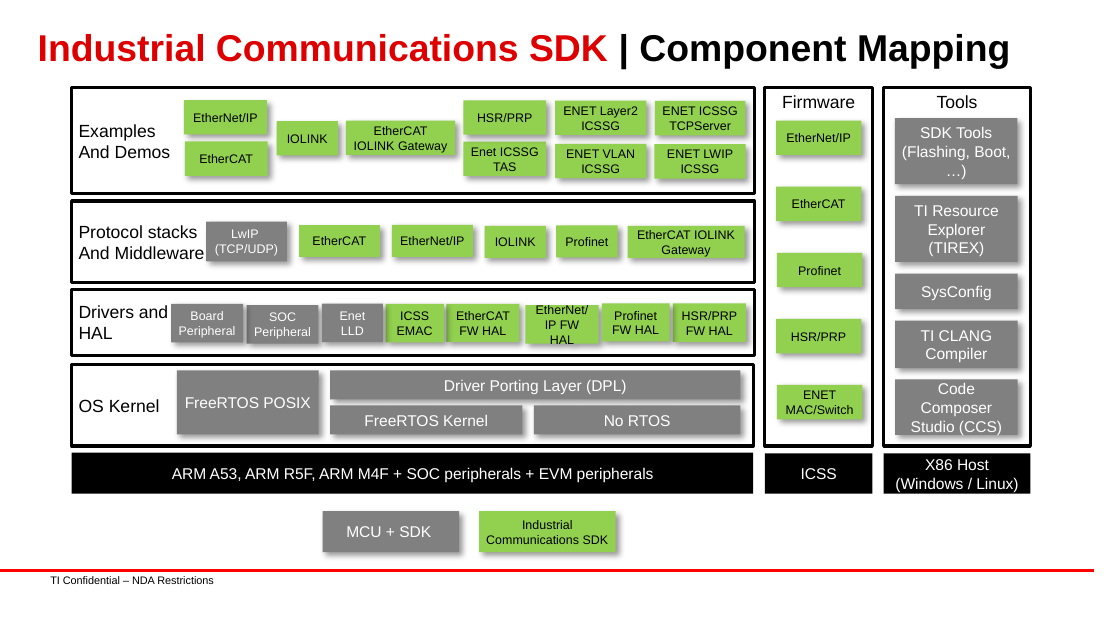
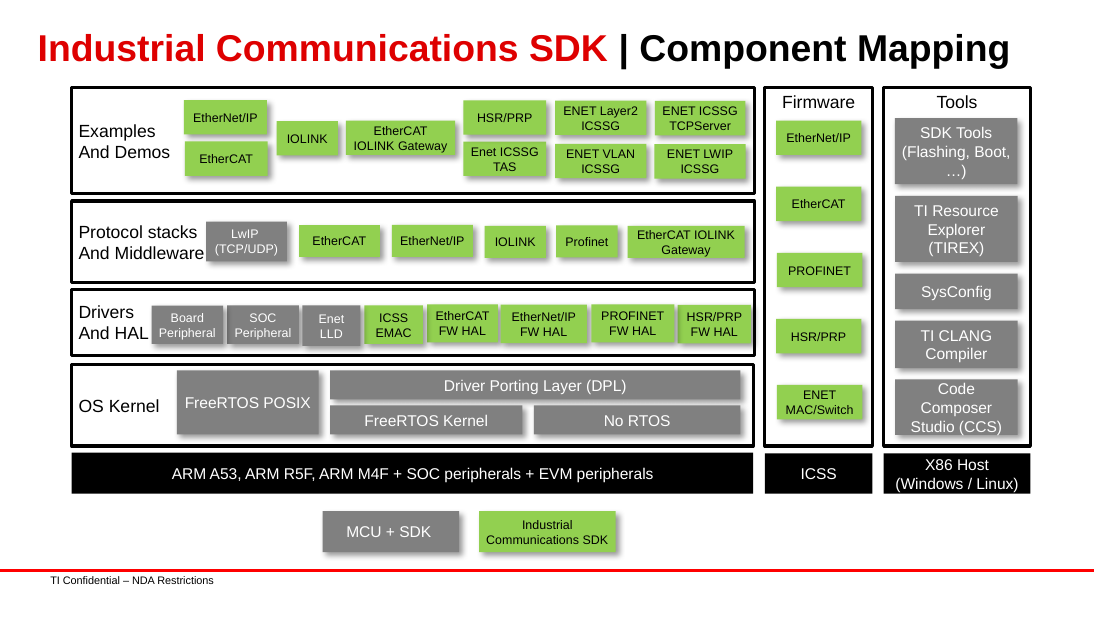
Before and after one commit to TexasInstruments/ind-comms-sdk, a slide deck: slide 1 of docs_src/docs/api_guide/images/images.pptx. Drawn at 1120x630 pixels with LibreOffice and Linux fonts; fonts in the diff are those of the drawing; background and template pictures are left out. Boxes give left, top, right and bottom in pixels: in the first picture for what was removed or moved away, otherwise in the second. Text is boxed around its words. In the diff, an @@ line names an element or a change of style, - is before the commit and + after.

Commit message:
am64x/am243x : docs : Update profinet documentation for 9.2 release
Fixes: PINDSW-8148

```diff
--- a/docs_src/docs/api_guide/images/images.pptx
+++ b/docs_src/docs/api_guide/images/images.pptx
@@ text in rectangle at box(788, 266, 851, 275): text changed @@
-Profinet
+PROFINET
@@ text in rectangle at box(79, 305, 149, 339): text changed @@
-Drivers and
-HAL
+Drivers
+And HAL
@@ 5 rectangles: place and size @@
-5 rectangles at box(171, 304, 520, 343)
+5 rectangles at box(151, 305, 497, 346)
@@ rectangle "EtherNet/IP FW HAL": place and size @@
-rectangle "EtherNet/IP FW HAL" at box(525, 305, 598, 343)
+rectangle "EtherNet/IP FW HAL" at box(501, 305, 587, 343)
@@ rectangle "PROFINET": place and size @@
-rectangle "PROFINET" at box(601, 304, 669, 342)
+rectangle "PROFINET" at box(591, 305, 674, 343)
@@ text in rectangle at box(601, 311, 664, 320): text changed @@
-Profinet
+PROFINET
@@ rectangle "HSR/PRP FW HAL": place and size @@
-rectangle "HSR/PRP FW HAL" at box(673, 304, 746, 342)
+rectangle "HSR/PRP FW HAL" at box(678, 305, 750, 343)
```
Also in this commit, not shown: 1 other slide changed, 8 other files.
